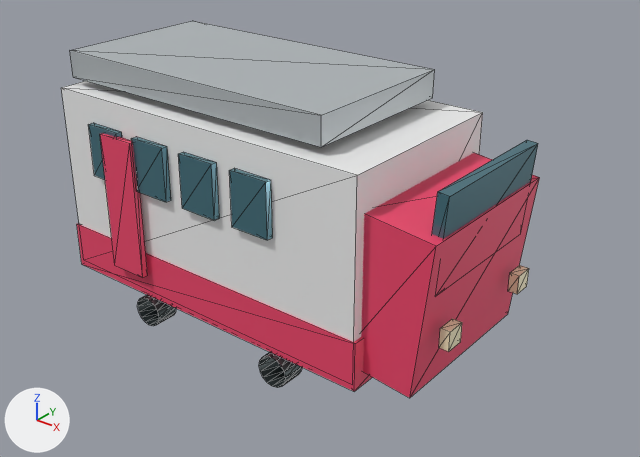
The glTF model public/models/trains/br648.glb, before and after one commit.
Before and after are seen from a 50 mm camera at (2.02, -2.25, 1.88) aimed at (0.2, 0.02, 0.48). The lights are fixed; the arrows at lower left show +X, +Y and +Z. The first picture is the older version. Mesh edges are drawn as thin lines. Where no turn or scale is listed for an object, it has been applied to the vertices.

The older version as bpy lines, for what is in view:
```python
ob_front_glass = bpy.data.objects.new('front_glass', me_windows_cube)
ob_front_glass.parent = ob_br648_train_root
ob_front_glass.location = (0.86, 0.0, 0.73)
ob_front_glass.rotation_euler = (0.0, 0.08, 0.0)  # degrees (0, 4.6, 0)
ob_front_glass.scale = (0.04, 0.54, 0.33)
ob_lint_door_0 = bpy.data.objects.new('lint_door_0', me_accent_cube)
ob_lint_door_0.parent = ob_br648_train_root
ob_lint_door_0.location = (-0.39, 0.385, 0.54)
ob_lint_door_0.scale = (0.16, 0.025, 0.53)
ob_lint_lower_red = bpy.data.objects.new('lint_lower_red', me_accent_cube)
ob_lint_lower_red.parent = ob_br648_train_root
ob_lint_lower_red.location = (-0.04, 0.0, 0.27)
ob_lint_lower_red.scale = (1.38, 0.73, 0.18)
ob_lint_red_nose = bpy.data.objects.new('lint_red_nose', me_accent_cube)
ob_lint_red_nose.parent = ob_br648_train_root
ob_lint_red_nose.location = (0.72, 0.0, 0.5)
ob_lint_red_nose.rotation_euler = (0.0, 0.11, 0.0)  # degrees (0, 6.3, 0)
ob_lint_red_nose.scale = (0.28, 0.64, 0.55)
ob_roof = bpy.data.objects.new('roof', me_roof_cube)
ob_roof.parent = ob_br648_train_root
ob_roof.location = (-0.12, 0.0, 1.0)
ob_roof.scale = (1.18, 0.62, 0.1)
ob_wheel__0_315_1 = bpy.data.objects.new('wheel_-0.315_1', me_wheel_cylinder)
ob_wheel__0_315_1.parent = ob_br648_train_root
ob_wheel__0_315_1.location = (-0.315, -0.34, 0.12)
ob_wheel__0_315_1.rotation_euler = (1.571, 0.0, 0.0)  # degrees (90, 0, 0)
ob_wheel__0_315_1.scale = (0.12, 0.12, 0.09)
ob_window_0_72_0_1 = bpy.data.objects.new('window_0.72_0_1', me_windows_cube)
ob_window_0_72_0_1.parent = ob_br648_train_root
ob_window_0_72_0_1.location = (-0.472, -0.371, 0.72)
ob_window_0_72_0_1.scale = (0.155, 0.025, 0.2)
ob_window_0_72_1_1 = bpy.data.objects.new('window_0.72_1_1', me_windows_cube)
ob_window_0_72_1_1.parent = ob_br648_train_root
ob_window_0_72_1_1.location = (-0.237, -0.371, 0.72)
ob_window_0_72_1_1.scale = (0.155, 0.025, 0.2)
ob_window_0_72_2_1 = bpy.data.objects.new('window_0.72_2_1', me_windows_cube)
ob_window_0_72_2_1.parent = ob_br648_train_root
ob_window_0_72_2_1.location = (-0.0025, -0.371, 0.72)
ob_window_0_72_2_1.scale = (0.155, 0.025, 0.2)
# also in view: 'window_0.72_3_1' at (0.23, -0.37, 0.72); 'lint_door_1' at (-0.39, -0.38, 0.54); 'wheel_0.315_1' at (0.31, -0.34, 0.12); 'lint_body' at (-0.04, 0.0, 0.56)
```
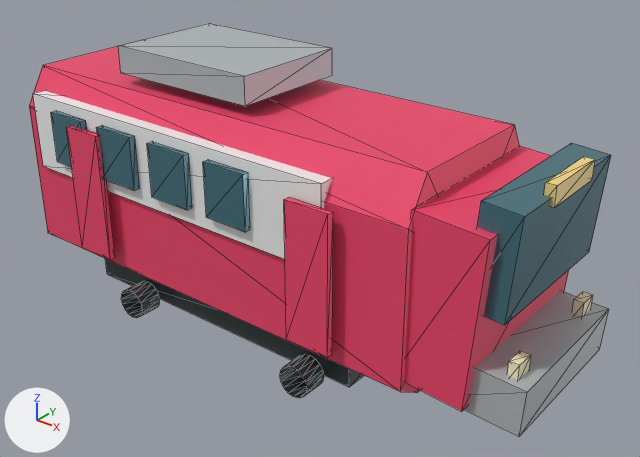
Diff of the bpy script that builds the scene:
```diff
--- a/public/models/trains/br648.glb.py
+++ b/public/models/trains/br648.glb.py
@@ ob_lint_body @@
-ob_lint_body = bpy.data.objects.new('lint_body', me_body_cube)
+ob_lint_body = bpy.data.objects.new('lint_body', me_accent_cube)
 ob_lint_body.parent = ob_br648_train_root
-ob_lint_body.location = (-0.04, 0.0, 0.56)
-ob_lint_body.scale = (1.36, 0.72, 0.72)
+ob_lint_body.location = (-0.58, 0.385, 0.54)
+ob_lint_body.scale = (0.17, 0.025, 0.5)
@@ ob_lint_red_nose @@
 ob_lint_red_nose.parent = ob_br648_train_root
-ob_lint_red_nose.location = (0.72, 0.0, 0.5)
-ob_lint_red_nose.rotation_euler = (0.0, 0.11, 0.0)  # degrees (0, 6.3, 0)
-ob_lint_red_nose.scale = (0.28, 0.64, 0.55)
+ob_lint_red_nose.location = (0.91, 0.0, 0.55)
+ob_lint_red_nose.rotation_euler = (0.0, 0.07, 0.0)  # degrees (0, 4, 0)
+ob_lint_red_nose.scale = (0.25, 0.65, 0.58)
@@ ob_front_glass @@
 ob_front_glass.parent = ob_br648_train_root
-ob_front_glass.location = (0.86, 0.0, 0.73)
-ob_front_glass.rotation_euler = (0.0, 0.08, 0.0)  # degrees (0, 4.6, 0)
-ob_front_glass.scale = (0.04, 0.54, 0.33)
+ob_front_glass.location = (1.05, 0.0, 0.74)
+ob_front_glass.rotation_euler = (0.0, 0.07, 0.0)  # degrees (0, 4, 0)
+ob_front_glass.scale = (0.13, 0.57, 0.34)
@@ ob_lint_lower_red @@
-ob_lint_lower_red = bpy.data.objects.new('lint_lower_red', me_accent_cube)
+ob_lint_lower_red = bpy.data.objects.new('lint_lower_red', me_body_cube)
 ob_lint_lower_red.parent = ob_br648_train_root
-ob_lint_lower_red.location = (-0.04, 0.0, 0.27)
-ob_lint_lower_red.scale = (1.38, 0.73, 0.18)
+ob_lint_lower_red.location = (-0.2, 0.0, 0.71)
+ob_lint_lower_red.scale = (1.42, 0.72, 0.3)
@@ ob_window_0_72_0_1 @@
 ob_window_0_72_0_1.parent = ob_br648_train_root
-ob_window_0_72_0_1.location = (-0.472, -0.371, 0.72)
-ob_window_0_72_0_1.scale = (0.155, 0.025, 0.2)
+ob_window_0_72_0_1.location = (-0.685, -0.371, 0.72)
+ob_window_0_72_0_1.scale = (0.178, 0.025, 0.2)
@@ ob_window_0_72_1_1 @@
 ob_window_0_72_1_1.parent = ob_br648_train_root
-ob_window_0_72_1_1.location = (-0.237, -0.371, 0.72)
-ob_window_0_72_1_1.scale = (0.155, 0.025, 0.2)
+ob_window_0_72_1_1.location = (-0.415, -0.371, 0.72)
+ob_window_0_72_1_1.scale = (0.178, 0.025, 0.2)
@@ ob_window_0_72_2_1 @@
 ob_window_0_72_2_1.parent = ob_br648_train_root
-ob_window_0_72_2_1.location = (-0.0025, -0.371, 0.72)
-ob_window_0_72_2_1.scale = (0.155, 0.025, 0.2)
+ob_window_0_72_2_1.location = (-0.145, -0.371, 0.72)
+ob_window_0_72_2_1.scale = (0.178, 0.025, 0.2)
@@ ob_window_0_72_3_1 @@
 ob_window_0_72_3_1.parent = ob_br648_train_root
-ob_window_0_72_3_1.location = (0.233, -0.371, 0.72)
-ob_window_0_72_3_1.scale = (0.155, 0.025, 0.2)
+ob_window_0_72_3_1.location = (0.125, -0.371, 0.72)
+ob_window_0_72_3_1.scale = (0.178, 0.025, 0.2)
@@ ob_lint_door_0 @@
 ob_lint_door_0.parent = ob_br648_train_root
-ob_lint_door_0.location = (-0.39, 0.385, 0.54)
-ob_lint_door_0.scale = (0.16, 0.025, 0.53)
+ob_lint_door_0.location = (1.12, 0.0, 0.91)
+ob_lint_door_0.scale = (0.035, 0.25, 0.065)
@@ ob_roof @@
 ob_roof.parent = ob_br648_train_root
-ob_roof.location = (-0.12, 0.0, 1.0)
-ob_roof.scale = (1.18, 0.62, 0.1)
+ob_roof.location = (1.05, 0.0, 0.31)
+ob_roof.rotation_euler = (0.0, 0.05, 0.0)  # degrees (0, 2.9, 0)
+ob_roof.scale = (0.28, 0.58, 0.16)
@@ ob_wheel__0_315_1 @@
 ob_wheel__0_315_1.parent = ob_br648_train_root
-ob_wheel__0_315_1.location = (-0.315, -0.34, 0.12)
+ob_wheel__0_315_1.location = (-0.41, -0.34, 0.12)
 ob_wheel__0_315_1.rotation_euler = (1.571, 0.0, 0.0)  # degrees (90, 0, 0)
@@ ob_wheel_0_315_1 @@
 ob_wheel_0_315_1.parent = ob_br648_train_root
-ob_wheel_0_315_1.location = (0.315, -0.34, 0.12)
+ob_wheel_0_315_1.location = (0.41, -0.34, 0.12)
 ob_wheel_0_315_1.rotation_euler = (1.571, 0.0, 0.0)  # degrees (90, 0, 0)
@@ ob_headlight_0 @@
 ob_headlight_0.parent = ob_br648_train_root
-ob_headlight_0.location = (0.9, 0.22, 0.42)
+ob_headlight_0.location = (1.13, 0.22, 0.4)
 ob_headlight_0.scale = (0.035, 0.07, 0.07)
@@ ob_headlight_1 @@
 ob_headlight_1.parent = ob_br648_train_root
-ob_headlight_1.location = (0.9, -0.22, 0.42)
+ob_headlight_1.location = (1.13, -0.22, 0.4)
 ob_headlight_1.scale = (0.035, 0.07, 0.07)
@@ ob_lint_roof_hvac @@
+ob_lint_roof_hvac = bpy.data.objects.new('lint_roof_hvac', me_roof_cube)
+ob_lint_roof_hvac.parent = ob_br648_train_root
+ob_lint_roof_hvac.location = (-0.22, 0.0, 1.03)
+ob_lint_roof_hvac.scale = (0.62, 0.46, 0.1)
@@ ob_lint_rear_door_1 @@
+ob_lint_rear_door_1 = bpy.data.objects.new('lint_rear_door_1', me_accent_cube)
+ob_lint_rear_door_1.parent = ob_br648_train_root
+ob_lint_rear_door_1.location = (-0.58, -0.385, 0.54)
+ob_lint_rear_door_1.scale = (0.17, 0.025, 0.5)
@@ ob_lint_front_door_1 @@
+ob_lint_front_door_1 = bpy.data.objects.new('lint_front_door_1', me_accent_cube)
+ob_lint_front_door_1.parent = ob_br648_train_root
+ob_lint_front_door_1.location = (0.48, -0.385, 0.54)
+ob_lint_front_door_1.scale = (0.17, 0.025, 0.5)
@@ ob_lint_red_chamfered_shell @@
+ob_lint_red_chamfered_shell = bpy.data.objects.new('lint_red_chamfered_shell', me_accent_railcar)  # 18 vertices, 32 faces; spans x -0.89..0.89, y -0.35..0.35, z -0.38..0.38; in mat_accent_material (red #f0476d)
+ob_lint_red_chamfered_shell.location = (-0.08, 0.0, 0.56)
```

Changed parts and their boxes [x1, y1, x2, y2] in the pictures (640 x 457 px):
'lint_red_chamfered_shell', added (red): after [29, 46, 520, 393]
'lint_body', reshaped, moved, rescaled (not visible afterwards): before [61, 81, 483, 342]
'roof', moved, turned, rescaled: before [70, 21, 435, 147]; after [464, 291, 609, 436]
'lint_red_nose', moved, turned, rescaled: before [361, 153, 540, 398]; after [404, 146, 569, 411]
'lint_lower_red', reshaped, moved, rescaled: before [77, 223, 372, 391]; after [33, 91, 332, 259]
'front_glass', moved, turned, rescaled: before [432, 140, 538, 239]; after [477, 143, 611, 325]
'lint_roof_hvac', added: after [118, 23, 332, 106]
'lint_front_door_1', added (red): after [284, 197, 333, 358]
'window_0.72_3_1', moved, rescaled (9% wider): before [229, 168, 272, 240]; after [203, 160, 250, 232]
'lint_rear_door_1', added (red): after [67, 126, 115, 260]
'window_0.72_2_1', moved, rescaled (10% wider): before [178, 152, 219, 221]; after [147, 142, 192, 210]
'window_0.72_1_1', moved, rescaled (7% wider): before [131, 137, 171, 202]; after [96, 125, 139, 191]
'wheel_0.315_1', moved: before [259, 352, 302, 388]; after [280, 354, 324, 398]
'window_0.72_0_1', moved, rescaled: before [88, 123, 122, 179]; after [51, 111, 87, 167]
'wheel_-0.315_1', moved: before [138, 295, 176, 326]; after [121, 281, 159, 318]
'lint_door_0', moved, rescaled (not visible before): after [544, 157, 595, 208]
'headlight_1', moved: before [439, 318, 462, 352]; after [507, 350, 531, 380]
'headlight_0', moved: before [508, 265, 529, 294]; after [572, 292, 593, 317]
'lint_door_1', unchanged, covered by the edit: before [100, 133, 148, 278]
'undercarriage', unchanged, uncovered by the edit: after [105, 259, 364, 387]
